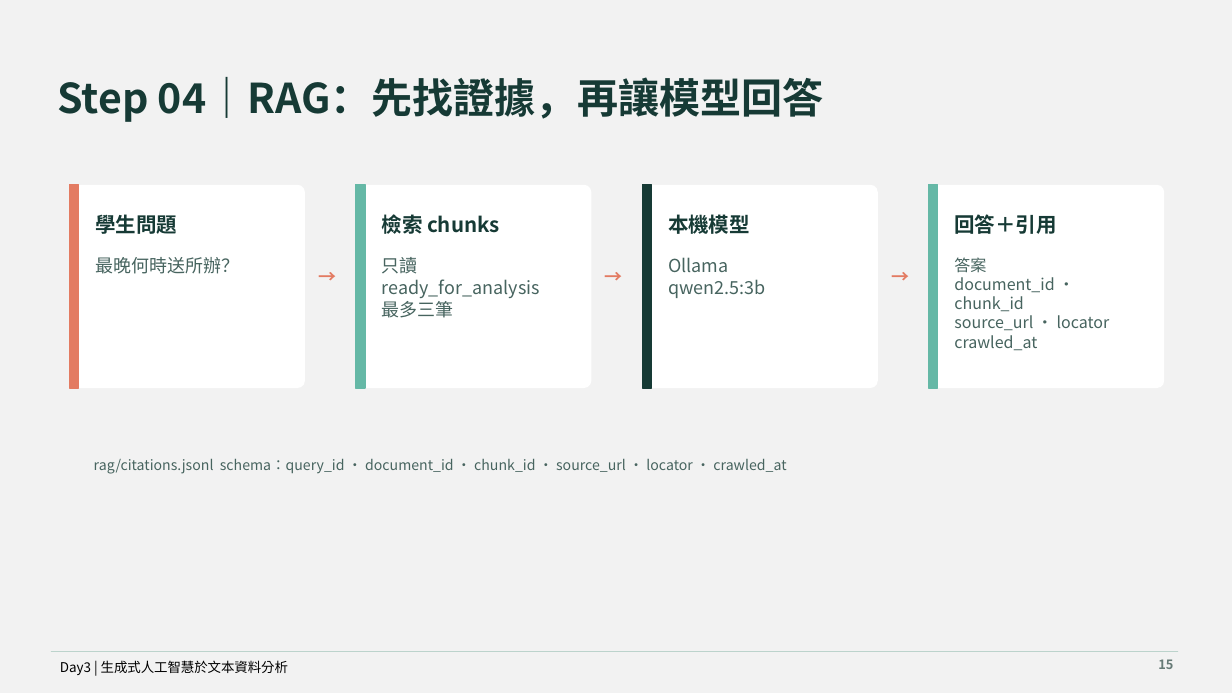
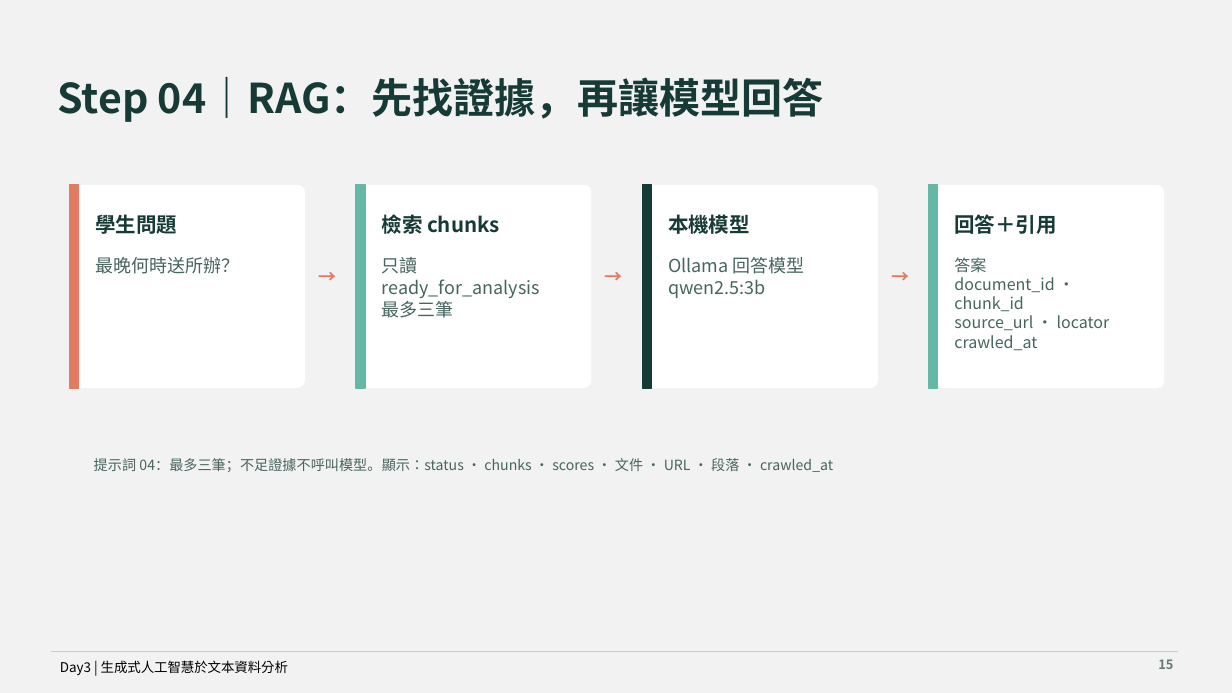
Before and after one commit to MEDA-TW/20260803-Workshop, a slide deck: slide 12 of course/day-03/slides/day-03-generative-ai-text-analysis.pptx. Drawn at 1232x693 pixels with LibreOffice and Linux fonts; fonts in the diff are those of the drawing. Boxes give left, top, right and bottom in pixels: in the first picture for what was removed or moved away, otherwise in the second. Text is boxed around its words. In the diff, an @@ line names an element or a change of style, - is before the commit and + after.

```diff
--- a/course/day-03/slides/day-03-generative-ai-text-analysis.pptx
+++ b/course/day-03/slides/day-03-generative-ai-text-analysis.pptx
@@ text at (668, 257, 805, 274): text changed @@
-Ollama
+Ollama 回答模型
@@ text at (94, 458, 833, 472): text changed @@
-rag/citations.jsonl schema：query_id · document_id · chunk_id · source_url · locator · crawled_at
+提示詞 04：最多三筆；不足證據不呼叫模型。顯示：status · chunks · scores · 文件 · URL · 段落 · crawled_at
```
Also in this commit, not shown: 10 other slides changed, 20 other files.
